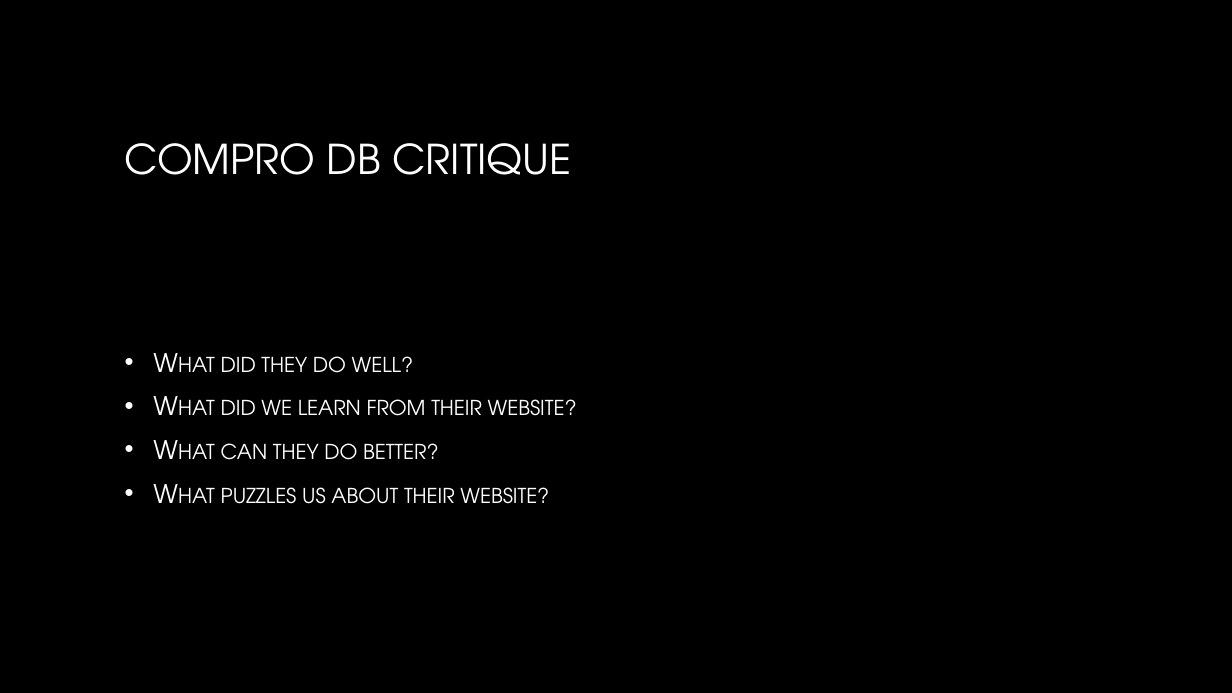
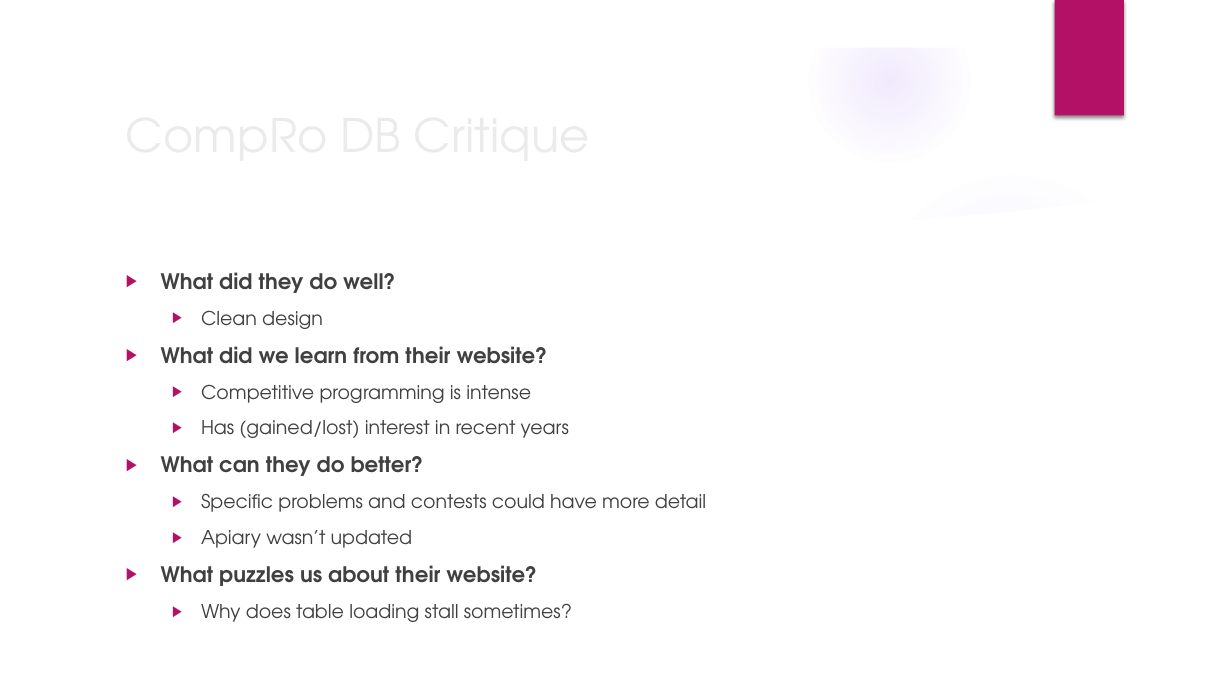
Before and after one commit to dianaruth/cs373-idb, a slide deck: slide 11 of swewars.pptx (slide 12 before the commit). Drawn at 1232x693 pixels with LibreOffice and Linux fonts; fonts in the diff are those of the drawing; background and template pictures are left out. Boxes give left, top, right and bottom in pixels: in the first picture for what was removed or moved away, otherwise in the second. Text is boxed around its words. In the diff, an @@ line names an element or a change of style, - is before the commit and + after.

Commit message:
updated ppt

```diff
--- a/swewars.pptx
+++ b/swewars.pptx
@@ group added at (x1=0, y1=0, x2=1232, y2=693): 5 ellipses, 3 freeform shapes @@
@@ rectangle added at (x1=1055, y1=0, x2=1124, y2=116), fill #B31166 @@
@@ title at (x1=125, y1=143, x2=571, y2=175): text changed; size 32 to 36 pt; text colour gradient #FFFFFF to #A6A6A6 to #EBEBEB @@
-COMPRO DB CRITIQUE
+CompRo DB Critique
@@ text "What did they do well?" moved from (x1=221, y1=356, x2=577, y2=504) to (x1=161, y1=272, x2=706, y2=622) @@
@@ text "What did they do well?" at (x1=161, y1=272, x2=706, y2=622): vertical alignment middle to top @@
@@ text at (x1=161, y1=272, x2=548, y2=586): size 20 to 16.6 pt, text colour gradient #FFFFFF to #BFBFBF to #404040, bold on, small capitals off in "What did they do well?", "What did we learn from their website?", "What can they do better?", "What puzzles us about their website?"; bullet • to ▶; bullet colour #FFFFFF to #B31166 @@
@@ text at (x1=201, y1=310, x2=323, y2=329): paragraph added @@
+  ▶ Clean design
@@ text at (x1=201, y1=384, x2=569, y2=438): paragraphs added @@
+  ▶ Competitive programming is intense
+  ▶ Has (gained/lost) interest in recent years
@@ text at (x1=201, y1=494, x2=706, y2=548): paragraphs added @@
+  ▶ Specific problems and contests could have more detail
+  ▶ Apiary wasn’t updated
@@ text at (x1=201, y1=603, x2=572, y2=622): paragraph added @@
+  ▶ Why does table loading stall sometimes?
```
Also in this commit, not shown: 5 other slides changed, 6 slides added, 8 slides removed.
